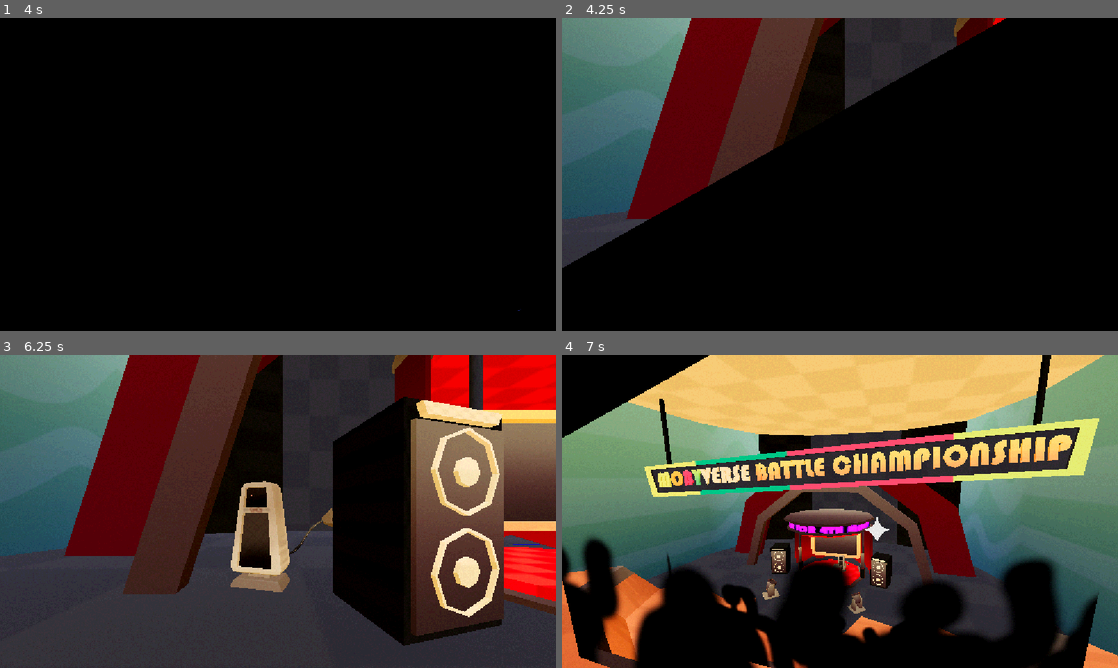
Above: before the commit, frames 1-4 (two rows, left to right).
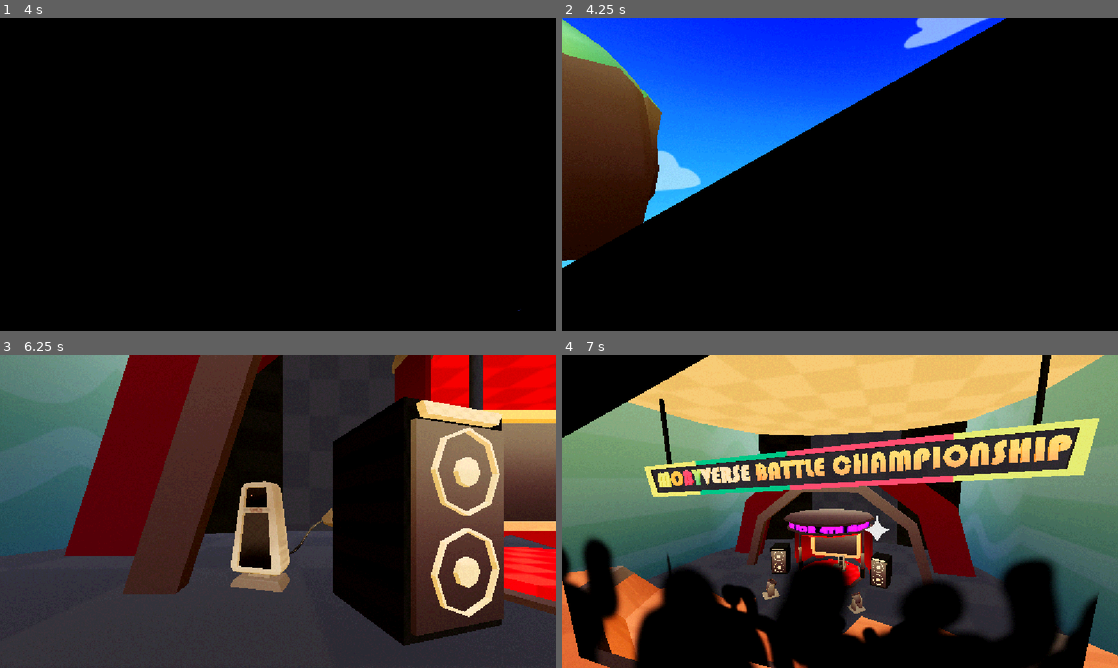
Above: after the commit, the same moments.

Repository: JZxAkuma/Game-Prototype-3
Game: Godot game, scene res://DO NOT TOUCH/Scene/main.tscn
Same seed, same stepped clock (60 frames per second), same inputs: the game is played once before the commit and once after it.
Inputs (mouse positions are in pixels of both pictures, inside the frame that each line leads up to):
- Up to frame 1 (4 s): tap Enter (ui_accept) at 0.5, 0.77, 1.52, 3.77 s; move the mouse to (400, 158) at 0.52 s; hold D (right) 0.53-1.28 s; hold J (a) 0.53-1.28 s; tap K (b) at 0.8, 1.35 s; move the mouse to (166, 190) at 1.27 s; hold S (down) 1.28-2 s; tap U (x) at 1.55, 2.85 s; click "Start" at 2 s; tap A (left) at 2.75, 3.5 s; move the mouse to (333, 105) at 2.77 s; hold D (right) 2.78-3.53 s; tap I (y) at 3.05, 3.6 s; move the mouse to (250, 237) at 3.52 s; hold W (up) from 3.53 s (still down); tap J (a) at 3.8 s
- Up to frame 2 (4.25 s): keep holding W (up)
- Up to frame 3 (6.25 s): move the mouse to (444, 558) at 4.27 s; release W (up) at 4.28 s; hold J (a) 4.28-5.03 s; hold A (left) 4.28-5.78 s; tap Enter (ui_accept) at 4.52, 5.27 s; tap K (b) at 4.55, 5.1 s; move the mouse to (111, 464) at 5.02 s; tap U (x) at 5.3 s; move the mouse to (305, 511) at 5.77 s; hold S (down) from 5.78 s (still down); hold Ctrl (control) from 5.78 s (still down); tap I (y) at 6.05 s
- Up to frame 4 (7 s): move the mouse to (756, 433) at 6.52 s; release S (down) at 6.53 s; release Ctrl (control) at 6.53 s; hold D (right) from 6.53 s (still down); tap O (lb) at 6.6 s; tap Enter (ui_accept) at 6.77 s; tap J (a) at 6.8 s

Frame 1 is identical in both runs. In frame 2, 32% of the frame differs, in the area x 0-80%, y 0-80%; in frame 3, less than 0.1%; in frame 4, less than 0.1%.

Commit message:
Hide studio from external shots in intro

Diff:
--- a/DO NOT TOUCH/BoxStyle/box.tres
+++ b/DO NOT TOUCH/BoxStyle/box.tres
@@ -1,9 +1,13 @@
 [gd_resource type="Theme" format=3 uid="uid://ku3uha8ujhrr"]
 
+[ext_resource type="StyleBox" uid="uid://cbqwwkjc8e2gx" path="res://DO NOT TOUCH/BoxStyle/button style box hover.tres" id="1_ag3iv"]
 [ext_resource type="StyleBox" uid="uid://d2x52fog3w5j8" path="res://DO NOT TOUCH/BoxStyle/button style box normal.tres" id="1_cu5f2"]
 [ext_resource type="FontFile" uid="uid://dw82nojk1o74s" path="res://DO NOT TOUCH/2D/UI Assets/PixelifySans-VariableFont_wght.ttf" id="2_t108y"]
 
 [resource]
 default_font = ExtResource("2_t108y")
 default_font_size = 32
+Button/font_sizes/font_size = 31
+Button/styles/hover = ExtResource("1_ag3iv")
+Button/styles/normal = ExtResource("1_cu5f2")
 PanelContainer/styles/panel = ExtResource("1_cu5f2")
--- a/DO NOT TOUCH/Scene/board.tscn
+++ b/DO NOT TOUCH/Scene/board.tscn
@@ -154,6 +154,18 @@
 tracks/10/interp = 1
 tracks/10/loop_wrap = true
 tracks/10/keys = {
+"times": PackedFloat32Array(0),
+"transitions": PackedFloat32Array(1),
+"update": 1,
+"values": [false]
+}
+tracks/11/type = "value"
+tracks/11/imported = false
+tracks/11/enabled = true
+tracks/11/path = NodePath("commentator set:visible")
+tracks/11/interp = 1
+tracks/11/loop_wrap = true
+tracks/11/keys = {
 "times": PackedFloat32Array(0),
 "transitions": PackedFloat32Array(1),
 "update": 1,
@@ -315,6 +327,18 @@
 "update": 0,
 "values": [Vector3(-0.15459667, -0.38613334, 0), Vector3(-0.15533431, 0.38571778, 0)]
 }
+tracks/12/type = "value"
+tracks/12/imported = false
+tracks/12/enabled = true
+tracks/12/path = NodePath("commentator set:visible")
+tracks/12/interp = 1
+tracks/12/loop_wrap = true
+tracks/12/keys = {
+"times": PackedFloat32Array(0, 2.2, 7.0000005),
+"transitions": PackedFloat32Array(1, 1, 1),
+"update": 1,
+"values": [true, false, true]
+}
 
 [sub_resource type="AnimationLibrary" id="AnimationLibrary_2adw1"]
 _data = {
@@ -405,6 +429,7 @@
 transform = Transform3D(1, 0, 0, 0, 1, 0, 0, 0, 1, 0, 3.2247868, 8.542557)
 
 [node name="commentator set" type="Node3D" parent="." unique_id=2043097393]
+visible = false
 
 [node name="Stadium" parent="commentator set" unique_id=1279323677 instance=ExtResource("3_cal7y")]
 transform = Transform3D(1, 0, 0, 0, 1, 0, 0, 0, 1, 138.82378, 0, 0)
@@ -418,7 +443,7 @@
 current = true
 
 [node name="Commentator set wide" type="Camera3D" parent="commentator set" unique_id=1671591333]
-transform = Transform3D(0.92637193, 0.0579909, -0.3721176, 0, 0.9880737, 0.15398155, 0.3766092, -0.14264427, 0.9153237, 116.82978, 20.989372, 30.39455)
+transform = Transform3D(0.9263719, 0.057990897, -0.3721176, 0, 0.9880737, 0.15398154, 0.37660915, -0.14264427, 0.9153237, 116.82978, 20.989372, 30.39455)
 
 [node name="SpotLight3D" type="SpotLight3D" parent="commentator set" unique_id=836658084]
 transform = Transform3D(1, 0, 0, 0, -4.371139e-08, 1, 0, -1, -4.371139e-08, 141.36893, 10.049157, -9.662783)
